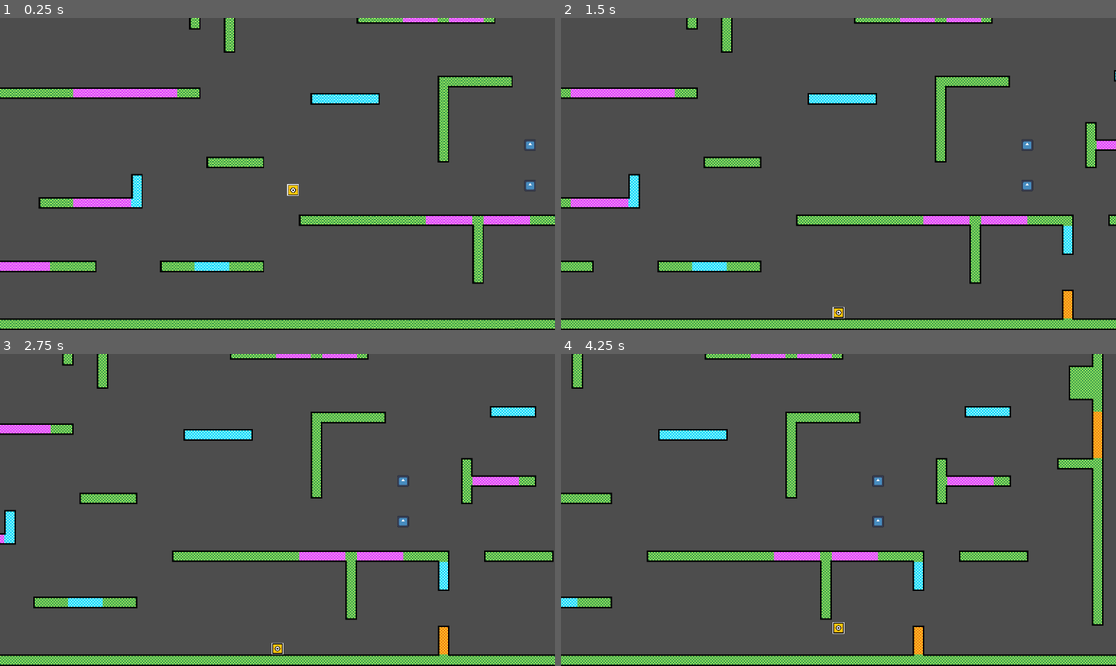
Above: before the commit, frames 1-4 (two rows, left to right).
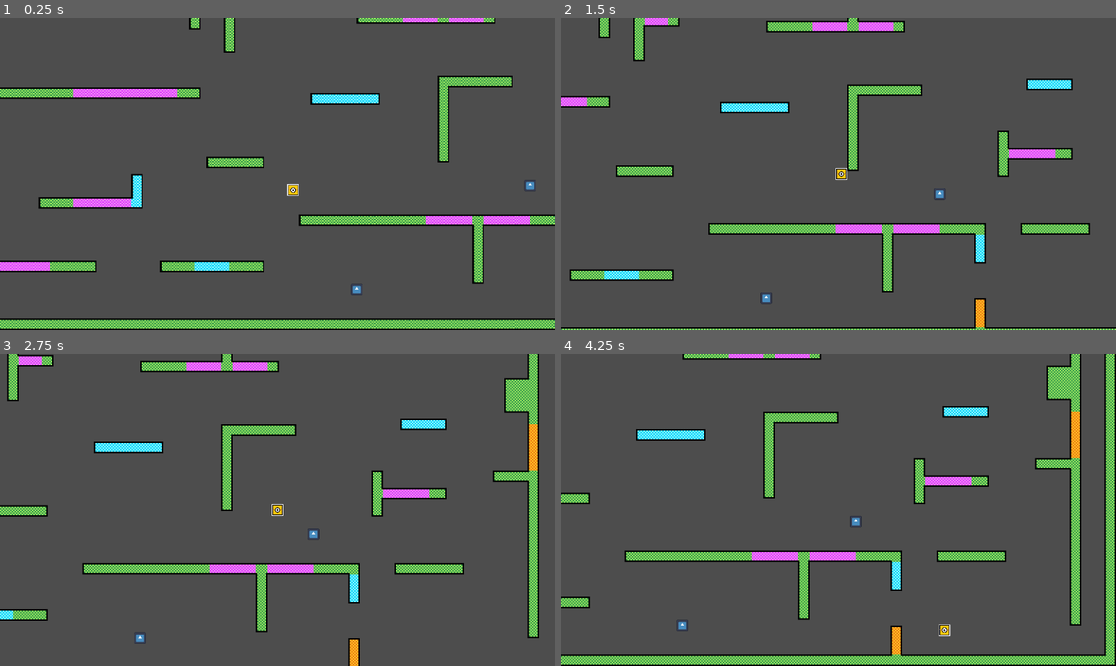
Above: after the commit, the same moments.

Repository: Someone71/Ori-Game
Game: Godot game, scene res://Scenes/OriGame.tscn
The game is run twice, just before and just after one commit, with the same random seed, the same clock (stepped at 60 frames per second) and the same inputs. The engine's default icon, where the game draws it, is replaced by a stand-in: a white triangle on a blue panel in a dark square.
Inputs (mouse positions are in pixels of both pictures, inside the frame that each line leads up to):
- Up to frame 1 (0.25 s): no input
- Up to frame 2 (1.5 s): move the mouse to (960, 158) at 0.52 s; hold D (right) from 0.53 s (still down); right-click (960, 158) at 0.6 s; tap Space (jump) at 0.77, 1.07 s; click (960, 158) at 0.8 s; move the mouse to (727, 189) at 1.27 s; click (727, 189) at 1.35 s
- Up to frame 3 (2.75 s): tap Space (jump) at 1.52, 1.55, 1.82, 2.1 s; move the mouse to (333, 441) at 2.02 s; release D (right) at 2.03 s; hold A (left) from 2.03 s (still down); right-click (333, 441) at 2.3 s
- Up to frame 4 (4.25 s): move the mouse to (810, 572) at 2.77 s; release A (left) at 2.78 s; hold D (right) from 2.78 s (still down); right-click (810, 572) at 2.85 s; tap Space (jump) at 3.02, 3.32, 3.77, 3.8, 4.07 s; click (810, 572) at 3.05 s; move the mouse to (1005, 556) at 3.52 s; click (1005, 556) at 3.6 s

The runs differ from the first frame. In frame 1, 0.1% of the frame differs, in the area x 63-97%, y 38-89%; in frame 2, 20%; in frame 3, 22%, in the area x 0-100%, y 0-100%; in frame 4, 17%.

Commit message:
tuning dash and bash speeds

Diff:
--- a/Scenes/OriGame.tscn
+++ b/Scenes/OriGame.tscn
@@ -22,4 +22,4 @@
 position = Vector2(1584, -400)
 
 [node name="Projectile2" parent="." unique_id=1327722775 instance=ExtResource("4_og7hn")]
-position = Vector2(1584, -512)
+position = Vector2(1104, -112)
--- a/Scripts/player.gd
+++ b/Scripts/player.gd
@@ -4,8 +4,8 @@
 
 const SPEED = 400.0
 const JUMP_VELOCITY = -800.0
-var speedLimitY = 1000
-var negSpeedLimitY = -800
+var speedLimitY = 800
+var negSpeedLimitY = -1000
 var speedLimitX = 1000
 var negSpeedLimitX = -1000
 
@@ -56,7 +56,7 @@
 	if Input.is_action_just_pressed("jump") and is_on_floor():
 		var direction := Input.get_axis("left", "right")
 		isWaveDashing = true
-		velocity.x = direction * dashSpeed * 2
+		velocity.x = direction * dashSpeed * 1.1
 		velocity.y = -500
 
 func wallJump():
@@ -97,14 +97,17 @@
 		velocity.x -= deltaSpeedX / 1.05 * delta
 
 func bash():
-	velocity = velocity.length() * get_local_mouse_position().normalized() + (get_global_mouse_position() - global_position).normalized() * 400
+	var projectile = get_closest_projectile()
+	velocity += get_local_mouse_position().normalized() * 300 * projectile.mass
+	if velocity.dot(get_local_mouse_position()) < 0.5 or velocity.length() <= 400:
+		velocity = get_local_mouse_position().normalized() * 400 * projectile.mass
+	#velocity = velocity.length() * get_local_mouse_position().normalized() + (get_global_mouse_position() - global_position).normalized() * 400
+	#print(velocity)
 	velocity.y -= 200
 	bashCD = 1
 	dashCD = 0
 
 func get_closest_projectile():
-	if(!bashArea.has_overlapping_areas()):
-		return null
 	var closest = null
 	var closestDistance = INF
 
@@ -172,11 +175,11 @@
 	if velocity.x != 0:
 		prevX = velocity.x
 
-	if(Input.is_action_just_pressed("bash") and get_closest_projectile() != null and bashCD <= 0):
+	if(Input.is_action_just_pressed("bash") and bashArea.has_overlapping_areas() and bashCD <= 0):
 		bash()
 
 	jump()
 	movement(delta)
 	speedFallOff(delta)
 	move_and_slide()
-	#print(velocity)
+	print(velocity)
--- a/Scripts/projectileArea.gd
+++ b/Scripts/projectileArea.gd
@@ -1,6 +1,7 @@
 extends Area2D
 
 @export var speed : int = 200
+@export var mass = 1.0
 var direction : Vector2
 
 func _physics_process(delta: float) -> void:
